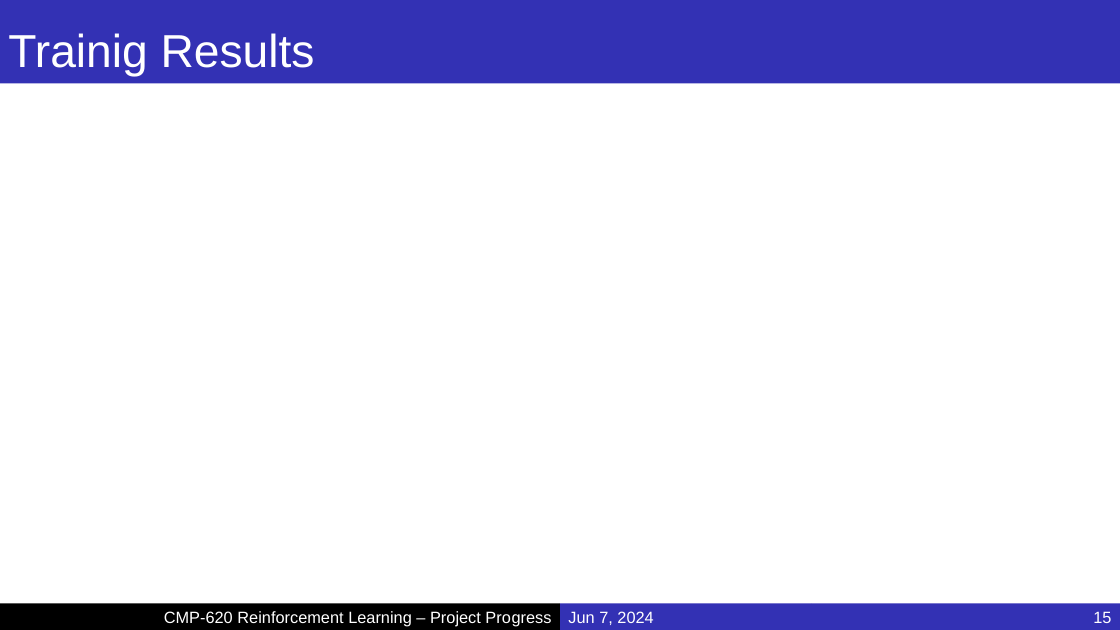
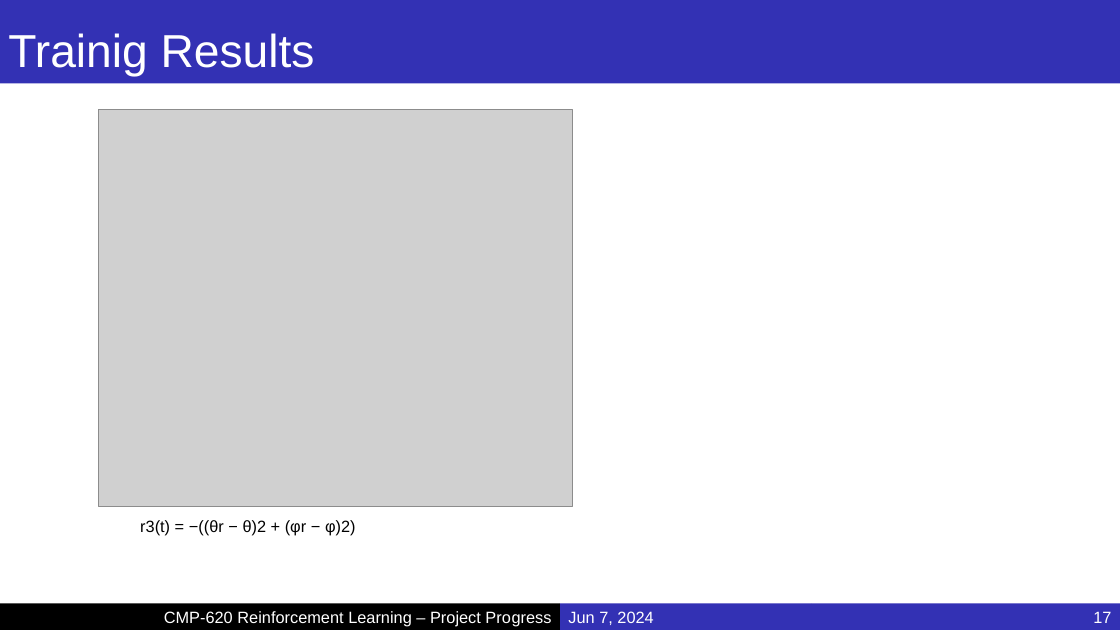
Before and after one commit to MucahidRidvanKaplan/ParrotQuadcopterRL, a slide deck: slide 17 of Presentations/Project_Final.pptx (slide 15 before the commit). Drawn at 1120x630 pixels with LibreOffice and Linux fonts; fonts in the diff are those of the drawing; grey boxes stand for pictures; background and template pictures are left out. Boxes give left, top, right and bottom in pixels: in the first picture for what was removed or moved away, otherwise in the second. Text is boxed around its words. In the diff, an @@ line names an element or a change of style, - is before the commit and + after.

Commit message:
Slide orders is suitable now, only results and conclusion texts should be written

```diff
--- a/Presentations/Project_Final.pptx
+++ b/Presentations/Project_Final.pptx
@@ picture added at bbox=[98, 109, 572, 506] @@
@@ text added at bbox=[140, 520, 356, 536], 14 pt, text #000000 @@
+r3(t) = −((θr − θ)2 + (φr − φ)2)
@@ page number at bbox=[1093, 611, 1111, 623]: text changed @@
-15
+17
```
Also in this commit, not shown: 13 other slides changed, 1 slide removed.
